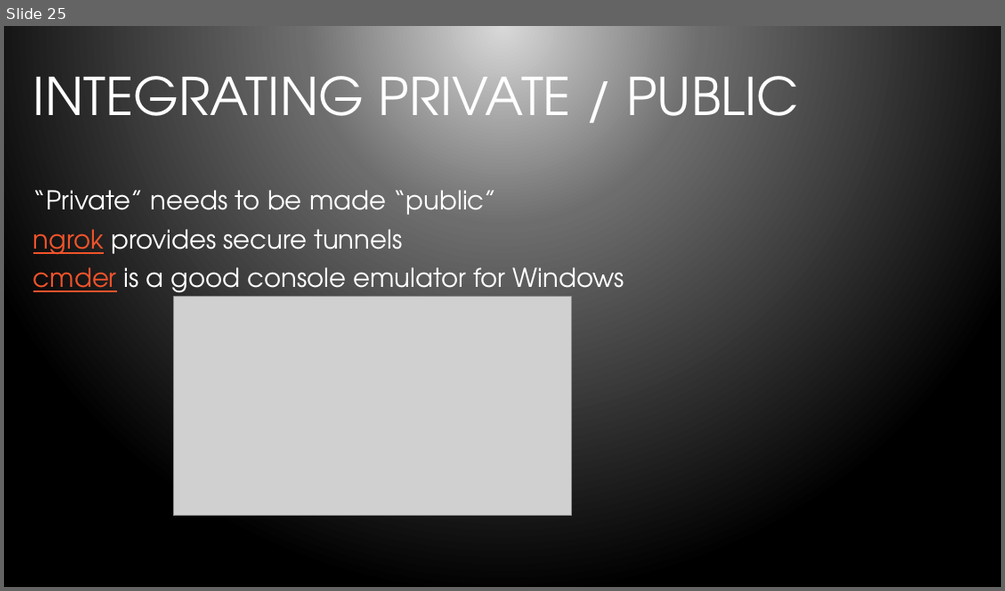
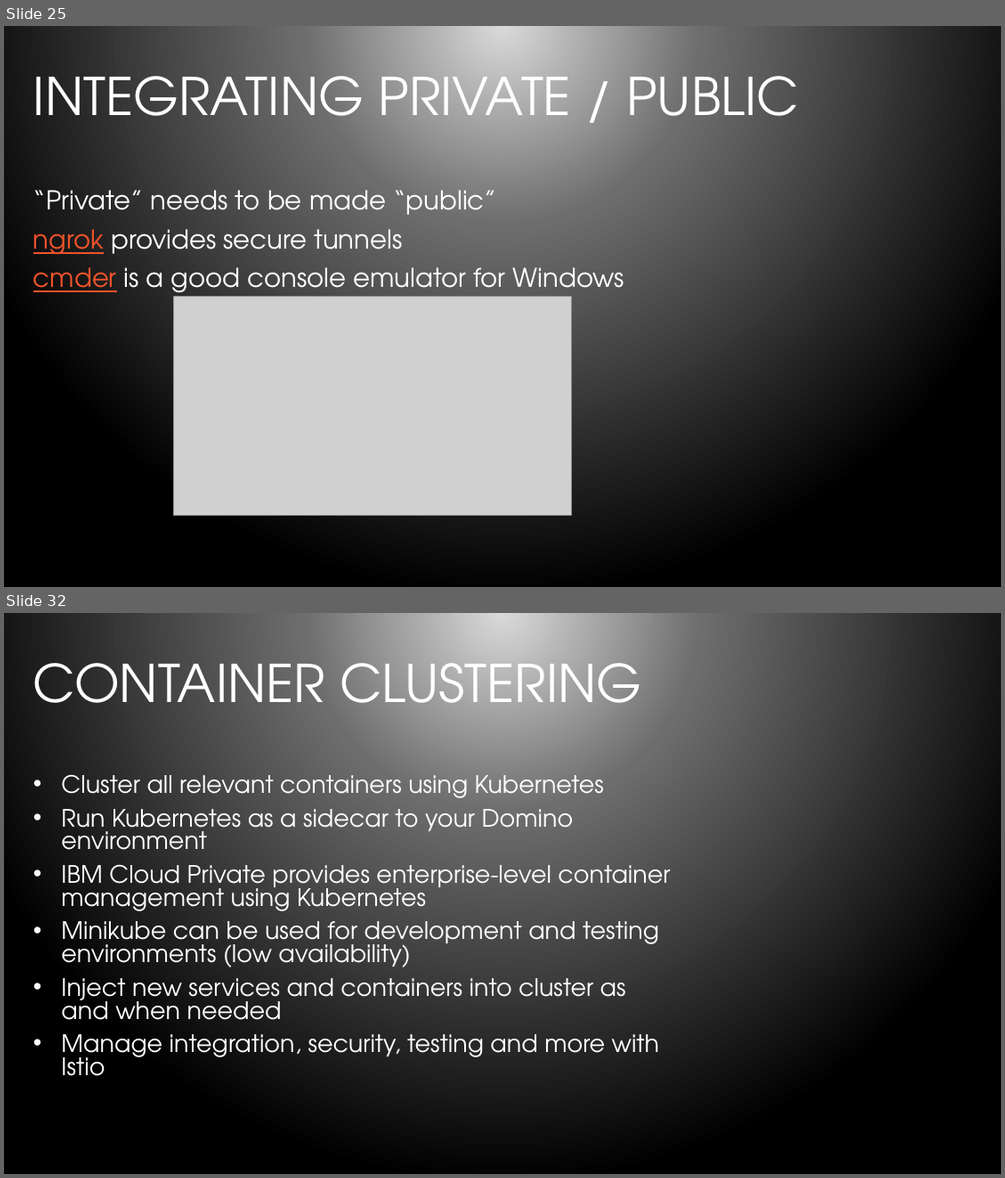
Before and after one commit to bleedingcode/domino-js-masterclass, a slide deck: presentation/8598 Domino and JS.pptx. Shown one above the other, each under a label of ours: slide 25 before the commit, slides 25 and 32 after it; the slides between them are not shown. The pictures are 1005x591 and 1005x1178 pixels, drawn with LibreOffice and Linux fonts; fonts in the diff are those of the drawing; grey boxes stand for pictures; background and template pictures are left out. Boxes give left, top, right and bottom in pixels: in the first picture for what was removed or moved away, otherwise in the second. Text is boxed around its words. In the diff, an @@ line names an element or a change of style, - is before the commit and + after.

```diff
--- a/presentation/8598 Domino and JS.pptx
+++ b/presentation/8598 Domino and JS.pptx
@@ slide 32 added at box(4, 613, 1001, 1174), background gradient #D9D9D9 to #6D6D6D to #000000 @@
@@ title added at box(33, 649, 642, 726), 50 pt, text #FFFFFF @@
+CONTAINER CLUSTERING
@@ text added at box(61, 774, 670, 1076), 23.1 pt, text #FFFFFF @@
+• Cluster all relevant containers using Kubernetes
+• Run Kubernetes as a sidecar to your Domino environment
+• IBM Cloud Private provides enterprise-level container management using Kubernetes
+• Minikube can be used for development and testing environments (low availability)
+• Inject new services and containers into cluster as and when needed
+• Manage integration, security, testing and more with Istio
```
Also in this commit, not shown: 3 slides changed, 7 other slides added.
